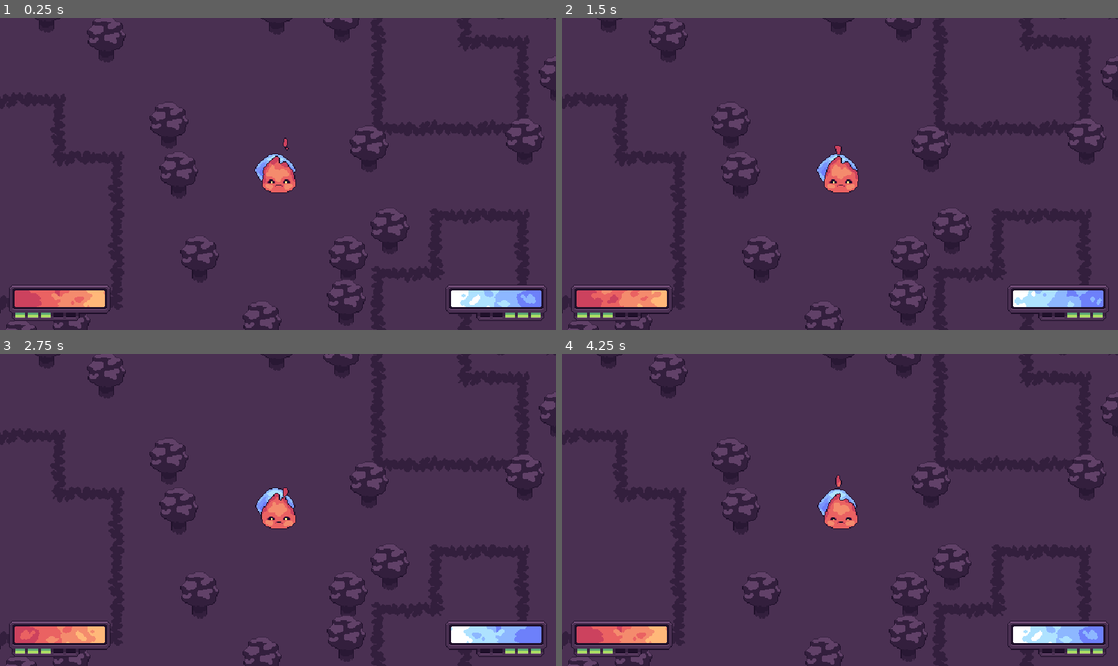
Above: before the commit, frames 1-4 (two rows, left to right).
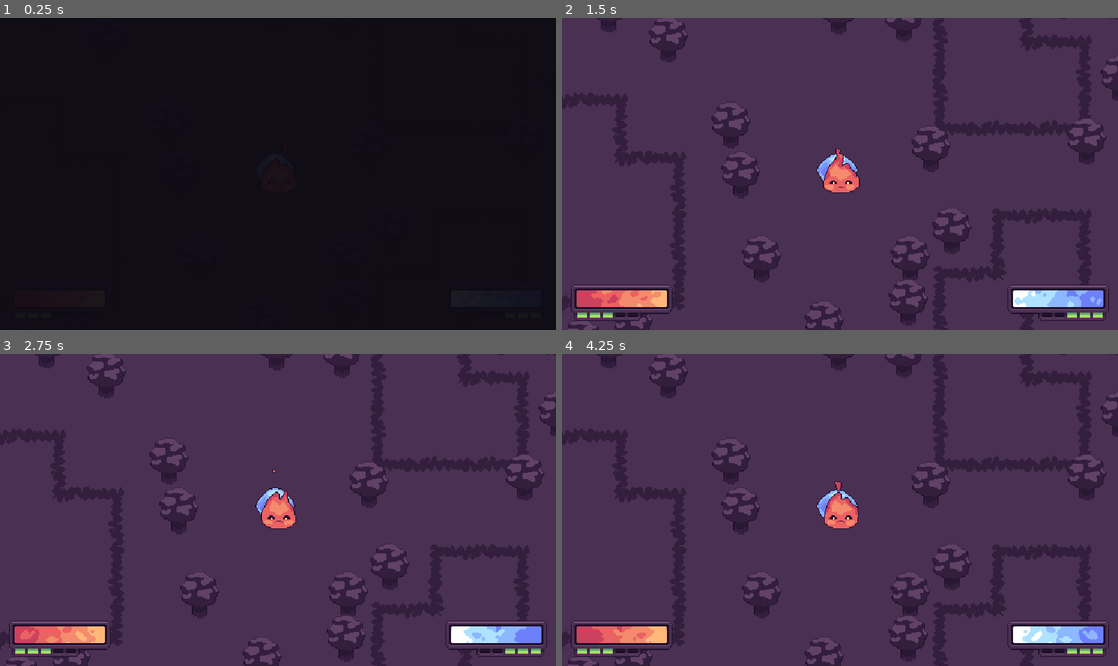
Above: after the commit, the same moments.

Repository: bitbrain/ggj-2022
Game: Godot game, scene res://Game.tscn
Same seed, same stepped clock (60 frames per second), same inputs: the game is played once before the commit and once after it.
Inputs:
- Up to frame 1 (0.25 s): no input
- Up to frame 2 (1.5 s): no input
- Up to frame 3 (2.75 s): no input
- Up to frame 4 (4.25 s): no input

The runs differ from the first frame. In frame 1, 99% of the frame differs, in the area x 0-100%, y 0-100%; in frame 2, 0.2%; in frame 3, 0.2%; in frame 4, 0.3%.

Commit message:
add overlay

Diff:
--- a/godot/Game.gd
+++ b/godot/Game.gd
@@ -2,10 +2,12 @@
 
 onready var FirePlayer = $WorldObjects/Fire
 onready var FrostPlayer = $WorldObjects/Frost
+onready var overlay = $UI/Overlay
 
 func _ready():
 	FirePlayer.connect("character_dead",self, "_playeronedeath")
 	FrostPlayer.connect("character_dead",self, "_playertwodeath")
+	overlay.fade_in()
 
 func _playeronedeath():
 	print("Player one died")
--- a/godot/Game.tscn
+++ b/godot/Game.tscn
@@ -7,6 +7,7 @@
 [ext_resource path="res://Game.gd" type="Script" id=5]
 [ext_resource path="res://Camera2D.gd" type="Script" id=6]
 [ext_resource path="res://ui/CharacterUI.tscn" type="PackedScene" id=7]
+[ext_resource path="res://ui/Overlay.tscn" type="PackedScene" id=8]
 
 [sub_resource type="TileSet" id=1]
 0/name = "rocks.png 0"
@@ -187,3 +188,5 @@
 margin_right = 112.0
 margin_bottom = 0.0
 character_path = NodePath("../../WorldObjects/Fire")
+
+[node name="Overlay" parent="UI" instance=ExtResource( 8 )]
--- a/godot/character/Character.tscn
+++ b/godot/character/Character.tscn
@@ -117,12 +117,13 @@
 [node name="FrostSprite" type="AnimatedSprite" parent="."]
 material = SubResource( 23 )
 frames = SubResource( 11 )
+frame = 8
 playing = true
 
 [node name="FireSprite" type="AnimatedSprite" parent="."]
 material = SubResource( 22 )
 frames = SubResource( 21 )
-frame = 7
+frame = 6
 playing = true
 
 [node name="Timer" type="Timer" parent="."]
--- a/godot/project.godot
+++ b/godot/project.godot
@@ -18,10 +18,16 @@
 "class": "Object_Tree",
 "language": "GDScript",
 "path": "res://tree/Tree.gd"
+}, {
+"base": "ColorRect",
+"class": "Overlay",
+"language": "GDScript",
+"path": "res://ui/Overlay.gd"
 } ]
 _global_script_class_icons={
 "Character": "",
-"Object_Tree": ""
+"Object_Tree": "",
+"Overlay": ""
 }
 
 [application]
--- /dev/null
+++ b/godot/ui/Overlay.gd
@@ -0,0 +1,37 @@
+class_name Overlay
+extends ColorRect
+
+signal on_complete_fade_in
+signal on_complete_fade_out
+
+export(float) var fade_in_duration = 1.0
+export(float) var fade_out_duration = 1.0
+export(bool) var auto_fade_in = false
+export(float) var minimum_opacity = 1.0
+
+onready var tween = $Tween
+
+var fading_in = true
+
+func _ready():
+	modulate.a = minimum_opacity
+	if auto_fade_in:
+		fade_in()
+
+func fade_in():
+	tween.stop_all()
+	fading_in = true
+	tween.interpolate_property(self, "modulate:a", modulate.a, 0, fade_in_duration, Tween.TRANS_CUBIC)
+	tween.start()
+
+func fade_out():
+	tween.stop_all()
+	fading_in = false
+	tween.interpolate_property(self, "modulate:a", modulate.a, minimum_opacity, fade_out_duration, Tween.TRANS_CUBIC)
+	tween.start()
+
+func _on_Tween_tween_completed(object,_key):
+	if fading_in:
+		emit_signal("on_complete_fade_in")
+	else:
+		emit_signal("on_complete_fade_out")
--- /dev/null
+++ b/godot/ui/Overlay.tscn
@@ -0,0 +1,19 @@
+[gd_scene load_steps=2 format=2]
+
+[ext_resource path="res://ui/Overlay.gd" type="Script" id=1]
+
+[node name="Overlay" type="ColorRect"]
+pause_mode = 2
+modulate = Color( 1, 1, 1, 0 )
+anchor_right = 1.0
+anchor_bottom = 1.0
+mouse_filter = 2
+color = Color( 0.0509804, 0.0431373, 0.0745098, 1 )
+script = ExtResource( 1 )
+__meta__ = {
+"_edit_use_anchors_": false
+}
+
+[node name="Tween" type="Tween" parent="."]
+
+[connection signal="tween_completed" from="Tween" to="." method="_on_Tween_tween_completed"]
Not shown: 1 places in godot/Game.tscn that only renumber resources
